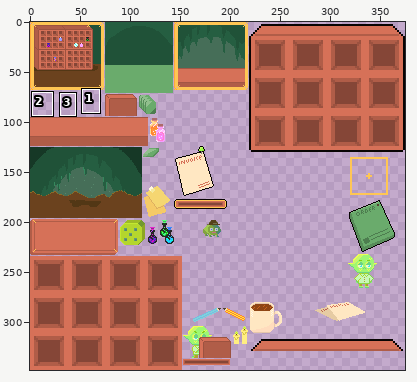
File history of a sprite sheet, assets/sprites/play_sheet.png. Above, an overview of the earlier version with the close-up marked.
Close-up. Earlier state:
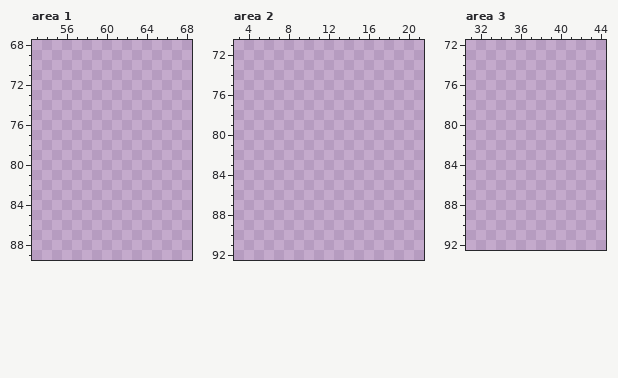
The file is 318x319 pixels. Colours within 5 levels of each other are drawn and written as one. Shown: area 1: x 53..68, y 68..89; area 2: x 3..21, y 71..92; area 3: x 31..44, y 72..92. The old version is drawn lined up with the new one. The commit also changed other parts of the picture, which this record leaves out.
Now the later version:
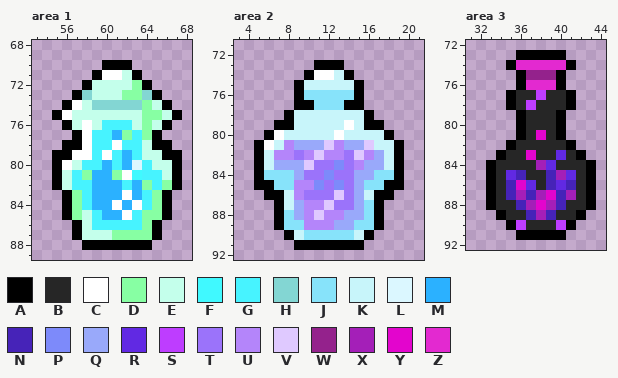
Palette (. is transparent): A #000000  B #262626  C #ffffff  D #87ffa3  E #c4ffeb  F #40f9ff  G #47f3ff  H #83d6d3  J #87e3fa  K #c8f5fa  L #dbf7ff  M #2bb1ff  N #4623b8  P #7d8afa  Q #99a9fa  R #6129e3  S #be3dff  T #9b73fa  U #b485fa  V #dfc9ff  W #94228c  X #a41fb8  Y #e305cd  Z #e329d0
The exact change:
{"change": "canvas 318x319 -> 375x348; drawings rearranged on the sheet (the old picture shows each at its new place; 2 dropped ones are not shown)"}
{"where": "area 1"}
{"y":70,"x":60,"old":"...","new":"AAA"}
{"y":71,"x":59,"old":".....","new":"ACCEA"}
{"y":72,"x":58,"old":".......","new":"AEEEEDA"}
{"y":73,"x":57,"old":".........","new":"AHEEEDDHA"}
{"y":74,"x":56,"old":"...........","new":"ACEHHHHHDEA"}
{"y":75,"x":55,"old":".............","new":"ACEEEEEEEDDEA"}
{"y":76,"x":56,"old":"...........","new":"AECEGGGEDEA"}
{"y":77,"x":57,"old":".........","new":"ACGGMDGDA"}
{"y":78,"x":56,"old":"...........","new":"AACGGCGGEAA"}
{"y":79,"x":55,"old":".............","new":"AACCGCGMGEEAA"}
{"y":80,"x":55,"old":".............","new":"ACEGGMGMLGEEA"}
{"y":81,"x":55,"old":".............","new":"AEGDMMDCFGGEA"}
{"y":82,"x":55,"old":".............","new":"AEGGMMMGMDGDA"}
{"y":83,"x":56,"old":"...........","new":"ADGMMMCMGDA"}
{"y":84,"x":56,"old":"...........","new":"ADGMMCMCGDA"}
{"y":85,"x":56,"old":"...........","new":"ADEGMMCGDDA"}
{"y":86,"x":57,"old":".........","new":"AEGGGGGDA"}
{"y":87,"x":57,"old":".........","new":"AEEEDDDDA"}
{"y":88,"x":58,"old":".......","new":"AAAAAAA"}
{"where": "area 2"}
{"y":73,"x":11,"old":"...","new":"AAA"}
{"y":74,"x":10,"old":".....","new":"ACCKA"}
{"y":75,"x":9,"old":".......","new":"AKKKKKA"}
{"y":76,"x":9,"old":".......","new":"AJJJJJA"}
{"y":77,"x":9,"old":".......","new":"AAJJJAA"}
{"y":78,"x":8,"old":".........","new":"AKKKKKKKA"}
{"y":79,"x":7,"old":"...........","new":"AAKKKKKCKAA"}
{"y":80,"x":6,"old":".............","new":"ACKKKKKCKKKKA"}
{"y":81,"x":5,"old":"...............","new":"ACKUQQQVUQQVKKA"}
{"y":82,"x":5,"old":"...............","new":"AKUUTUVUUTVUQKA"}
{"y":83,"x":5,"old":"...............","new":"AKQQQVTTPTUQQKA"}
{"y":84,"x":5,"old":"...............","new":"AJJJQTTPTTQQJJA"}
{"y":85,"x":5,"old":"...............","new":"AAJJUUPTPTQJJAA"}
{"y":86,"x":6,"old":".............","new":"AAKUTTTVTQKAA"}
{"y":87,"x":7,"old":"...........","new":"AKQUUVTTQJA"}
{"y":88,"x":7,"old":"...........","new":"AJQUVUUQQJA"}
{"y":89,"x":7,"old":"...........","new":"AJJUUUQQJJA"}
{"y":90,"x":8,"old":".........","new":"AKJJJJJKA"}
{"y":91,"x":9,"old":".......","new":"AAAAAAA"}
{"where": "area 3"}
{"y":73,"x":36,"old":".....","new":"AAAAA"}
{"y":74,"x":35,"old":".......","new":"AZZZZZA"}
{"y":75,"x":36,"old":".....","new":"AWWWA"}
{"y":76,"x":36,"old":".....","new":"AZZZA"}
{"y":77,"x":35,"old":".......","new":"ABBSBBA"}
{"y":78,"x":35,"old":".......","new":"ABSBBBA"}
{"y":79,"x":36,"old":".....","new":"ABBBA"}
{"y":80,"x":36,"old":".....","new":"ABBBA"}
{"y":81,"x":36,"old":".....","new":"ABYBA"}
{"y":82,"x":35,"old":".......","new":"ABBBBBA"}
{"y":83,"x":34,"old":".........","new":"ABBYBBRBA"}
{"y":84,"x":33,"old":"...........","new":"ABBBBXRBBBA"}
{"y":85,"x":33,"old":"...........","new":"ABRNBBNXRBA"}
{"y":86,"x":33,"old":"...........","new":"ABNYRBNRNBA"}
{"y":87,"x":33,"old":"...........","new":"ABNXNXYNXBA"}
{"y":88,"x":33,"old":"...........","new":"ABBNXYXNBBA"}
{"y":89,"x":34,"old":".........","new":"ABBNXNBBA"}
{"y":90,"x":35,"old":".......","new":"ASBBBSA"}
{"y":91,"x":36,"old":".....","new":"AAAAA"}
{"label":"added","picture_box":[52,60,182,250]}
{"label":"added","picture_box":[254,60,404,250]}
{"label":"added","picture_box":[486,50,596,240]}
